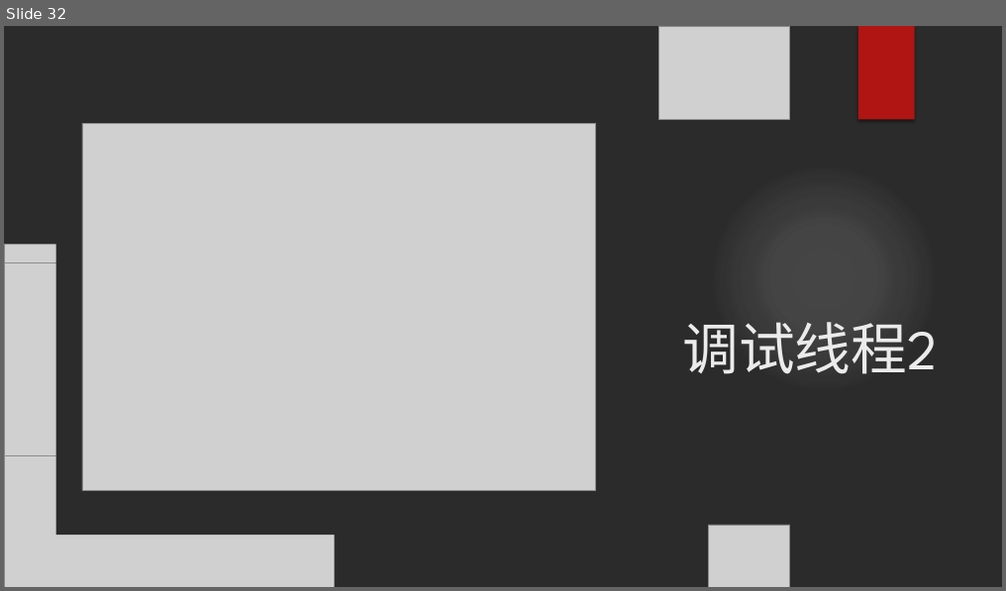
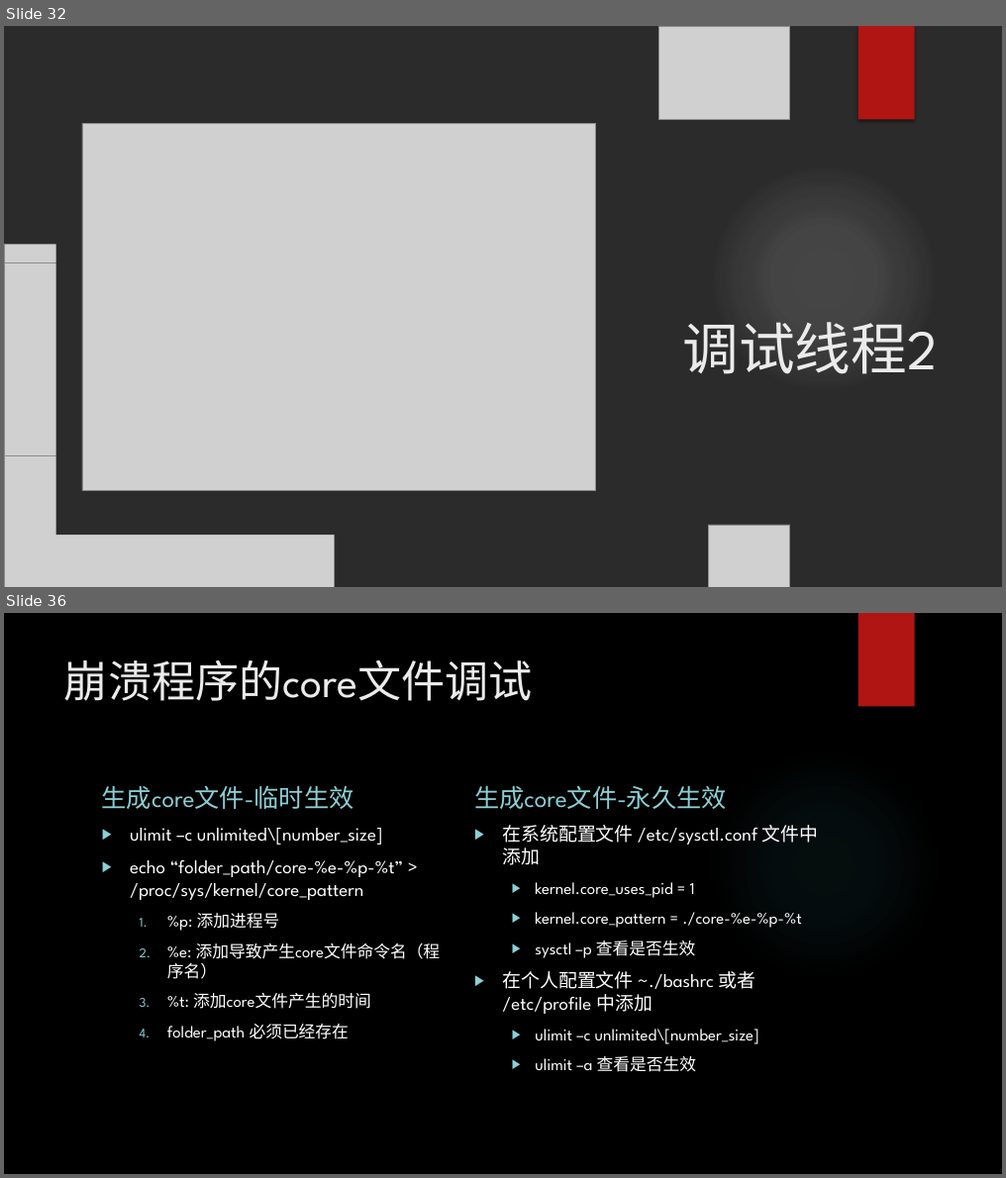
Before and after one commit to wangqinghe95/Program-Debug, a slide deck: ProgramDebug.pptx. Shown one above the other, each under a label of ours: slide 32 before the commit, slides 32 and 36 after it; the slides between them are not shown. The pictures are 1006x591 and 1006x1178 pixels, drawn with LibreOffice and Linux fonts; fonts in the diff are those of the drawing; grey boxes stand for pictures; background and template pictures are left out; a plain dark background stands for a picture behind light text. Boxes give left, top, right and bottom in pixels: in the first picture for what was removed or moved away, otherwise in the second. Text is boxed around its words. In the diff, an @@ line names an element or a change of style, - is before the commit and + after.

```diff
--- a/ProgramDebug.pptx
+++ b/ProgramDebug.pptx
@@ slide 36 added at (4, 613, 1002, 1174), background picture (left out) @@
@@ rectangle added at (858, 613, 915, 707), fill #B01513 @@
@@ title added at (64, 661, 533, 701), 42 pt, text #EBEBEB @@
+崩溃程序的core文件调试
@@ ellipse added at (709, 750, 939, 980), fill gradient #50B9C1 @@
@@ text added at (102, 786, 354, 809), 24 pt, text #8AD0D6 @@
+生成core文件-临时生效
@@ text added at (474, 786, 727, 809), 24 pt, text #8AD0D6 @@
+生成core文件-永久生效
@@ text added at (130, 828, 441, 1042), 18 pt, text #FFFFFF @@
+▶ ulimit –c unlimited\[number_size]
+▶ echo “folder_path/core-%e-%p-%t” > /proc/sys/kernel/core_pattern
+  1. %p: 添加进程号
+  2. %e: 添加导致产生core文件命令名（程序名）
+  3. %t: 添加core文件产生的时间
+  4. folder_path 必须已经存在
@@ text added at (502, 825, 819, 1072), 16 pt, text #FFFFFF @@
+▶ 在系统配置文件 /etc/sysctl.conf 文件中添加
+  ▶ kernel.core_uses_pid = 1
+  ▶ kernel.core_pattern = ./core-%e-%p-%t
+  ▶ sysctl –p 查看是否生效
+▶ 在个人配置文件 ~./bashrc 或者 /etc/profile 中添加
+  ▶ ulimit –c unlimited\[number_size]
+  ▶ ulimit –a 查看是否生效
```
Also in this commit, not shown: 1 slide changed, 6 other slides added, 1 slide removed, 5 other files.
